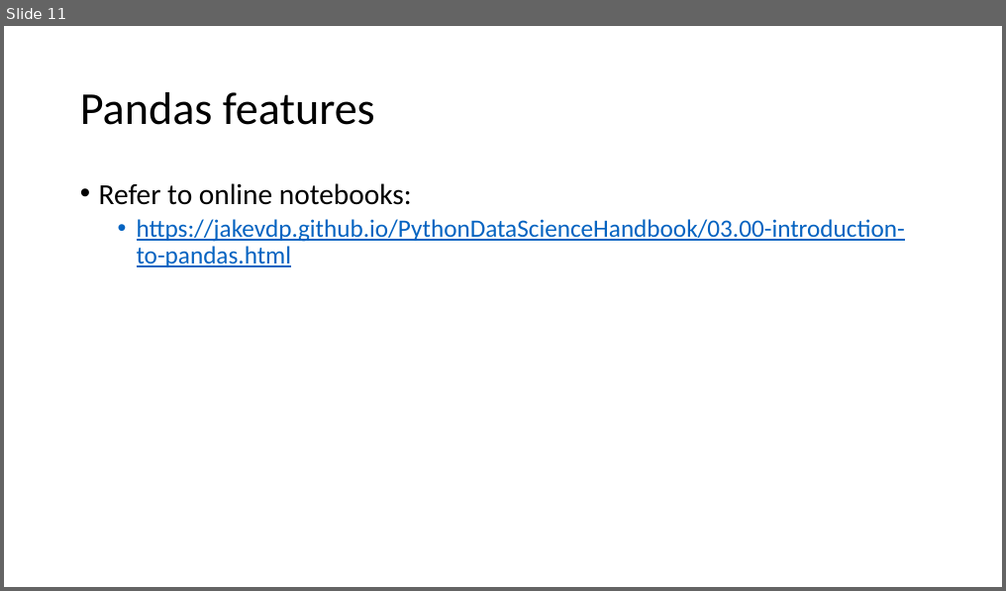
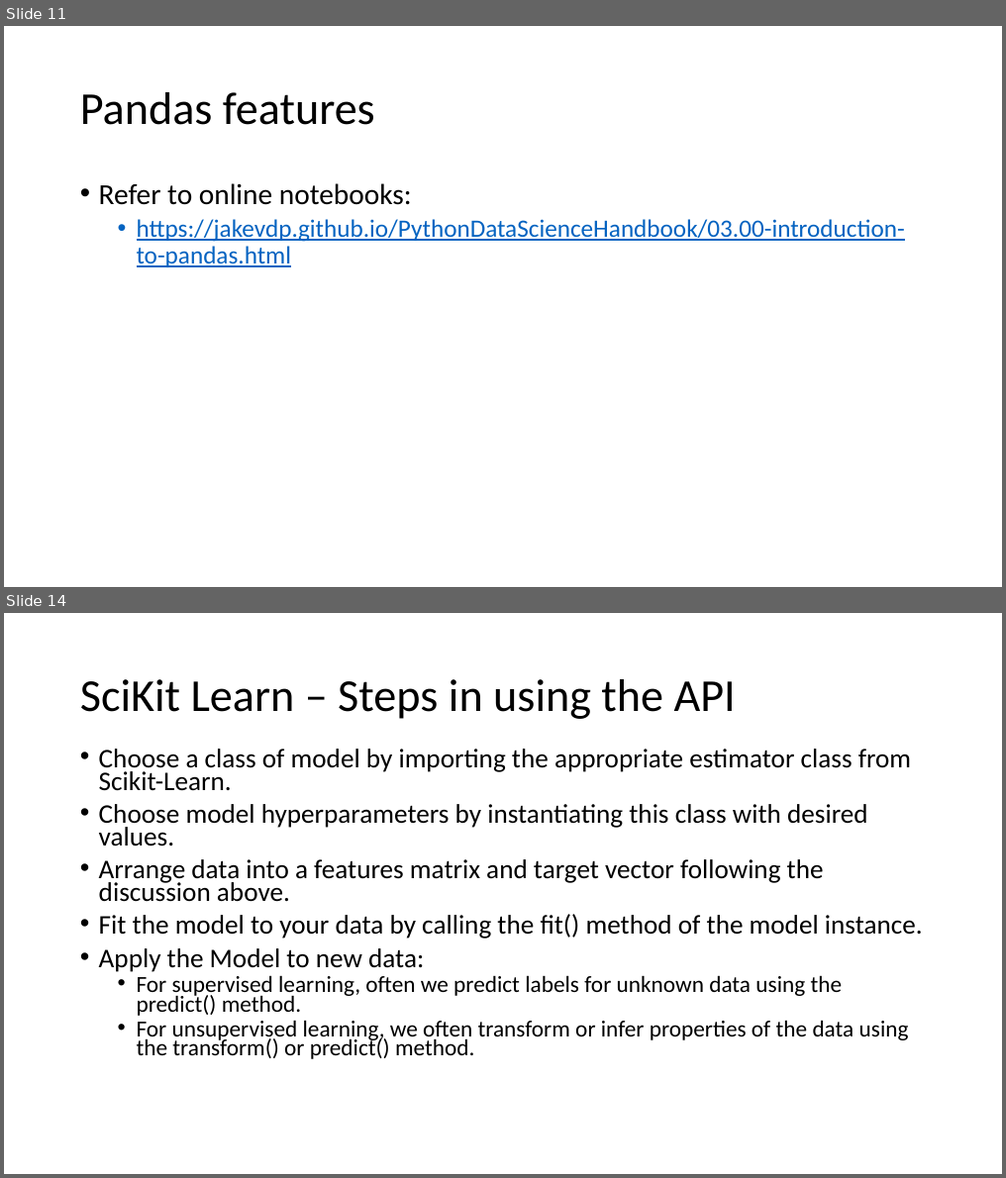
Before and after one commit to ppawar/ppawar.github.io, a slide deck: Spring2020/CSE351-S20/lectures/Python for Data Science - JakeVanderPlas.pptx. Shown one above the other, each under a label of ours: slide 11 before the commit, slides 11 and 14 after it; the slides between them are not shown. The pictures are 1006x591 and 1006x1178 pixels, drawn with LibreOffice and Linux fonts; fonts in the diff are those of the drawing. Boxes give left, top, right and bottom in pixels: in the first picture for what was removed or moved away, otherwise in the second. Text is boxed around its words. In the diff, an @@ line names an element or a change of style, - is before the commit and + after.

Commit message:
updates

```diff
--- a/Spring2020/CSE351-S20/lectures/Python for Data Science - JakeVanderPlas.pptx
+++ b/Spring2020/CSE351-S20/lectures/Python for Data Science - JakeVanderPlas.pptx
@@ slide 14 added at box(4, 613, 1002, 1174), background #FFFFFF @@
@@ title added at box(80, 679, 736, 719), 44 pt, text #000000 @@
+SciKit Learn – Steps in using the API
@@ text added at box(99, 749, 923, 1059), 25.9 pt, text #000000 @@
+• Choose a class of model by importing the appropriate estimator class from Scikit-Learn.
+• Choose model hyperparameters by instantiating this class with desired values.
+• Arrange data into a features matrix and target vector following the discussion above.
+• Fit the model to your data by calling the fit() method of the model instance.
+• Apply the Model to new data:
+  • For supervised learning, often we predict labels for unknown data using the predict() method.
+  • For unsupervised learning, we often transform or infer properties of the data using the transform() or predict() method.
```
Also in this commit, not shown: 2 other slides added.
